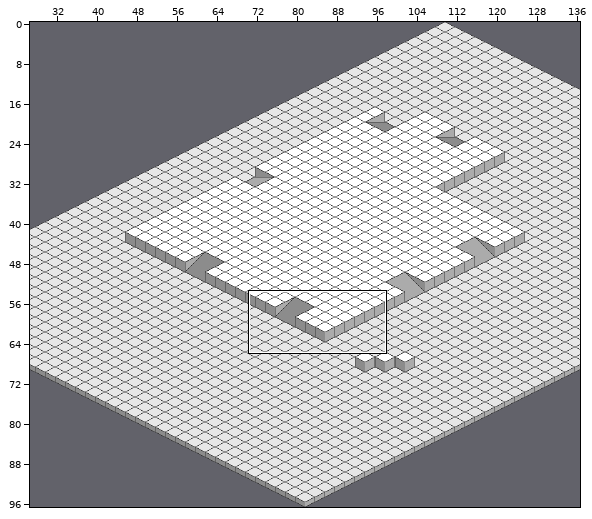
An edit to a level. Tiled map, assets/tilemaps/arena-0.tmx. The first picture is a wide view before the edit; the outline marks the close-up.
Close-up. Before the commit:
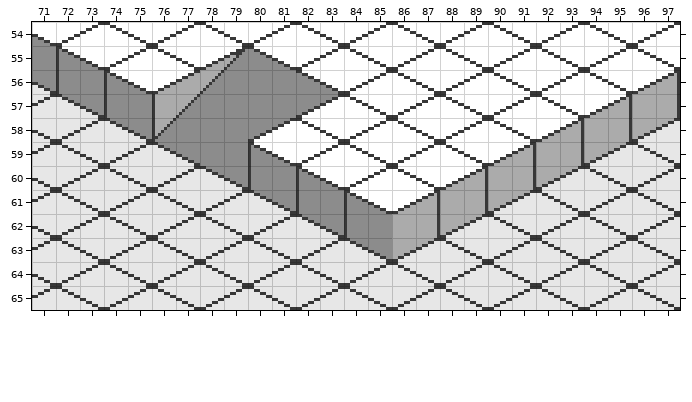
Cells are 8x8 px. Shown: x 71..97, y 54..65. The commit also changed other parts of the map, which this record leaves out.
The result:
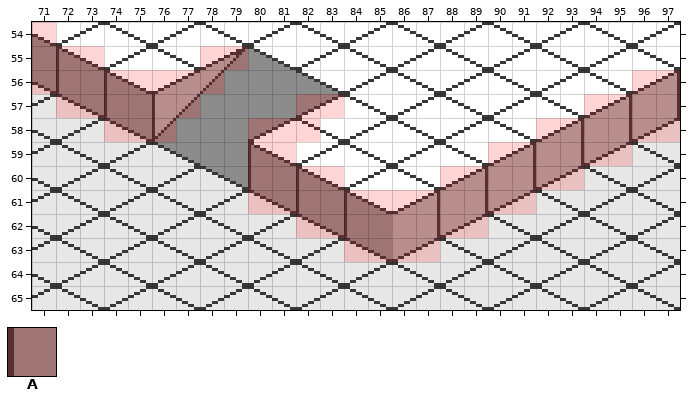
Key: from "tileset-0": A 36.
_ is an empty cell, . an unchanged one.
Tiles of an added or newly shown layer are drawn over the layers below it.
See-through tiles are keyed as they look on the map.
The exact change:
--- layer "Obstacles" (now shown)
@@ x 71..97 @@
-54 _..........................
-55 ___....__..................
-56 ________.................__
-57 .______....__..........____
-58 ...___...___.........______
-59 .........__........______..
-60 .........____....______....
-61 .........____________......
-62 ...........________........
-63 .............____..........
+54 A..........................
+55 AAA....AA..................
+56 AAAAAAAA.................AA
+57 .AAAAAA....AA..........AAAA
+58 ...AAA...AAA.........AAAAAA
+59 .........AA........AAAAAA..
+60 .........AAAA....AAAAAA....
+61 .........AAAAAAAAAAAA......
+62 ...........AAAAAAAA........
+63 .............AAAA..........
